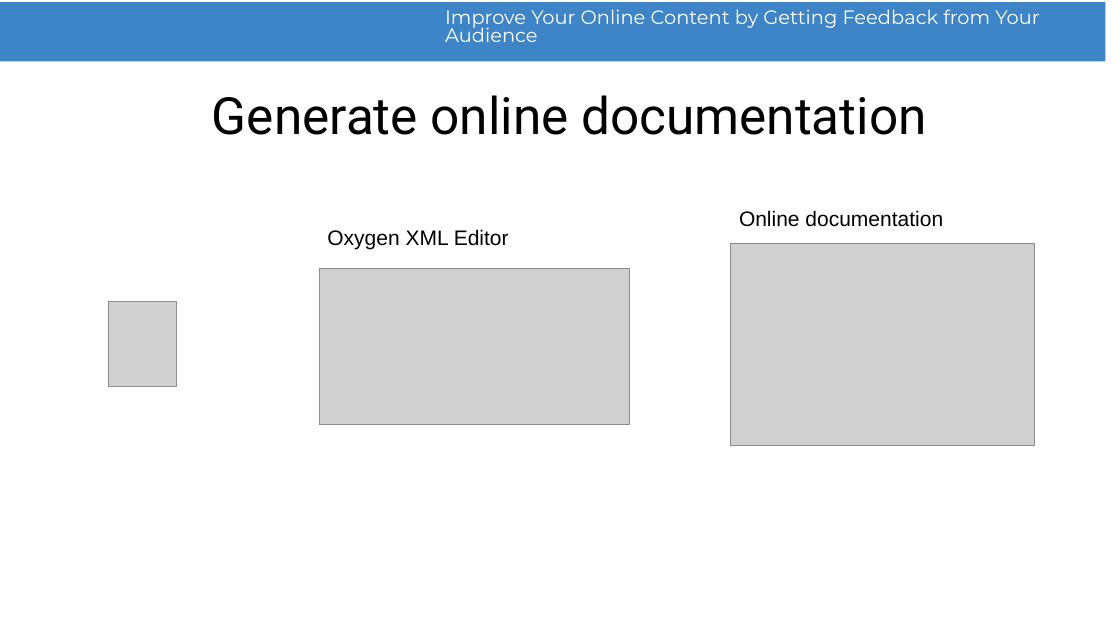
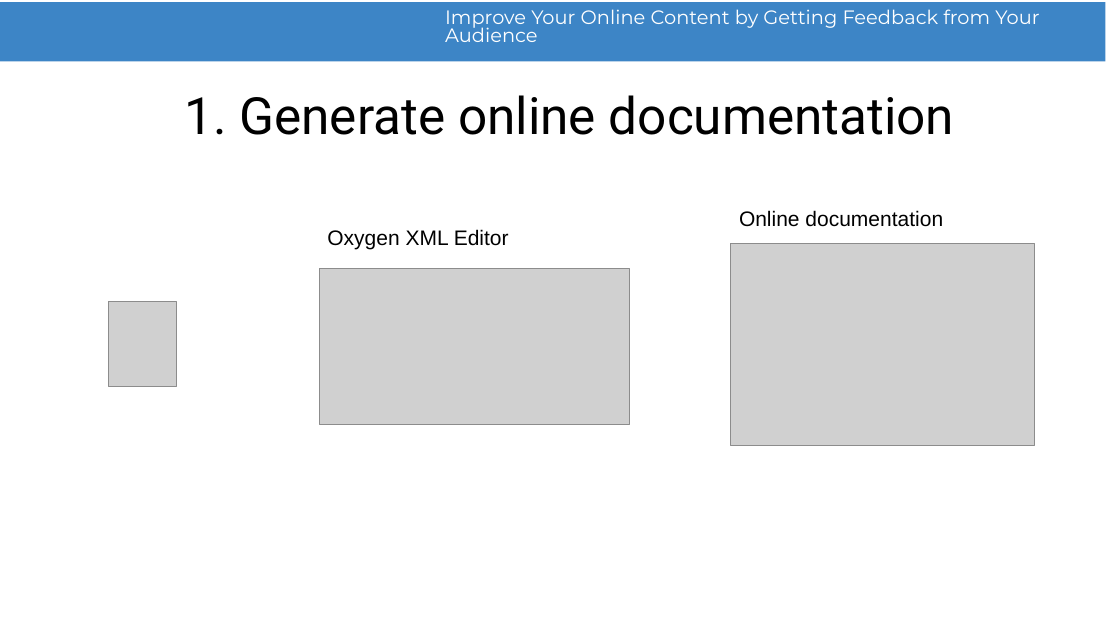
Before and after one commit to radu-pisoi/feedback-presentation, a slide deck: slide 5 of presentation/feedback-demo.odp (slide 3 before the commit). Drawn at 1120x630 pixels with LibreOffice and Linux fonts; fonts in the diff are those of the drawing; grey boxes stand for pictures; background and template pictures are left out. Boxes give left, top, right and bottom in pixels: in the first picture for what was removed or moved away, otherwise in the second. Text is boxed around its words. In the diff, an @@ line names an element or a change of style, - is before the commit and + after.

```diff
--- a/presentation/feedback-demo.odp
+++ b/presentation/feedback-demo.odp
@@ title at [184, 95, 954, 135]: text changed @@
-Generate online documentation
+1. Generate online documentation
```
Also in this commit, not shown: 1 other slide changed, 2 slides added, 1 other file.
